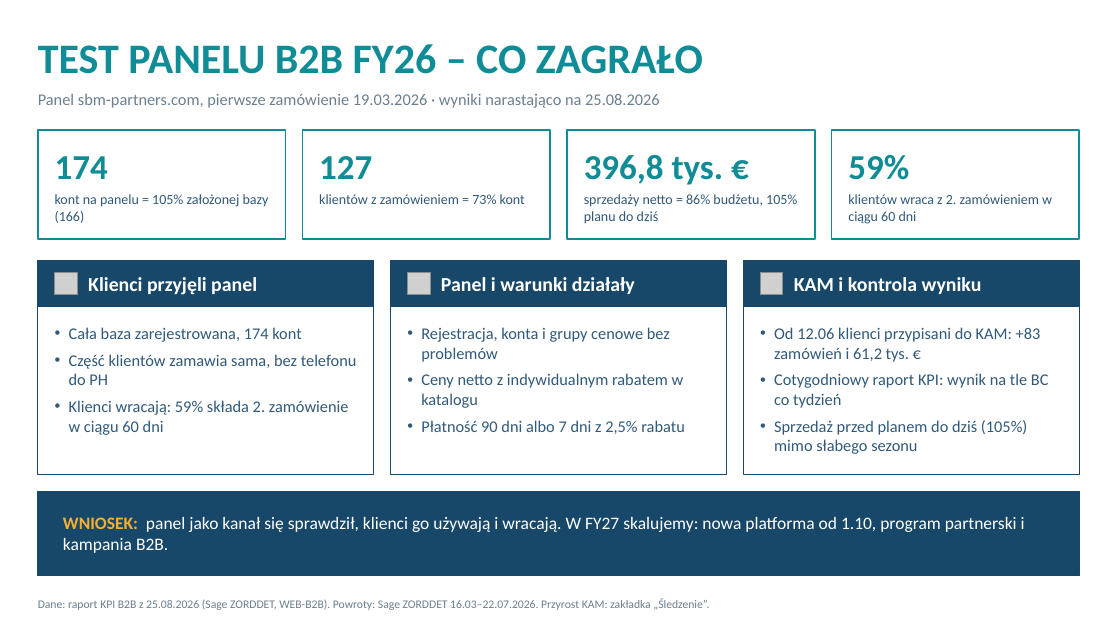
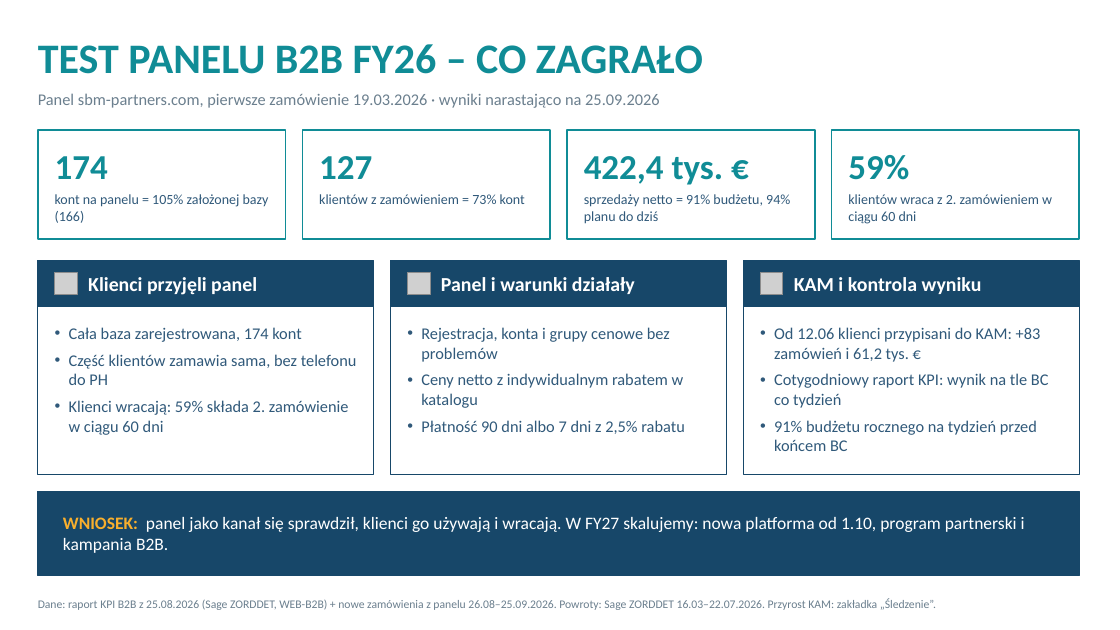
Before and after one commit to 209media/thermacell, a slide deck: slide 1 of B2B_PL_test_panelu_FY26_2_slajdy.pptx. Drawn at 1120x630 pixels with LibreOffice and Linux fonts; fonts in the diff are those of the drawing; grey boxes stand for pictures. Boxes give left, top, right and bottom in pixels: in the first picture for what was removed or moved away, otherwise in the second. Text is boxed around its words. In the diff, an @@ line names an element or a change of style, - is before the commit and + after.

```diff
--- a/B2B_PL_test_panelu_FY26_2_slajdy.pptx
+++ b/B2B_PL_test_panelu_FY26_2_slajdy.pptx
@@ text at [38,93,659,108]: text changed @@
-Panel sbm-partners.com, pierwsze zamówienie 19.03.2026 · wyniki narastająco na 25.08.2026
+Panel sbm-partners.com, pierwsze zamówienie 19.03.2026 · wyniki narastająco na 25.09.2026
@@ text at [584,156,724,185]: text changed @@
-396,8 tys. €
+422,4 tys. €
@@ text at [584,194,790,224]: text changed @@
-sprzedaży netto = 86% budżetu, 105% planu do dziś
+sprzedaży netto = 91% budżetu, 94% planu do dziś
@@ text at [774,420,1037,451]: text changed @@
-• Sprzedaż przed planem do dziś (105%) mimo słabego sezonu
+• 91% budżetu rocznego na tydzień przed końcem BC
@@ text at [38,599,936,610]: text changed @@
-Dane: raport KPI B2B z 25.08.2026 (Sage ZORDDET, WEB-B2B). Powroty: Sage ZORDDET 16.03–22.07.2026. Przyrost KAM: zakładka „Śledzenie”.
+Dane: raport KPI B2B z 25.08.2026 (Sage ZORDDET, WEB-B2B) + nowe zamówienia z panelu 26.08–25.09.2026. Powroty: Sage ZORDDET 16.03–22.07.2026. Przyrost KAM: zakładka „Śledzenie”.
```
Also in this commit, not shown: 1 other slide changed, 3 other files.
